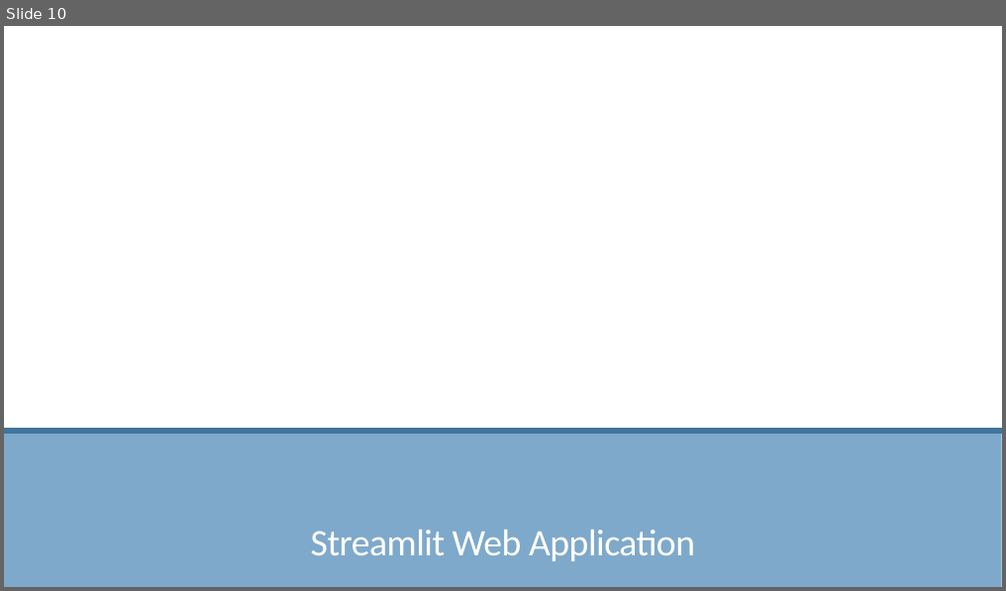
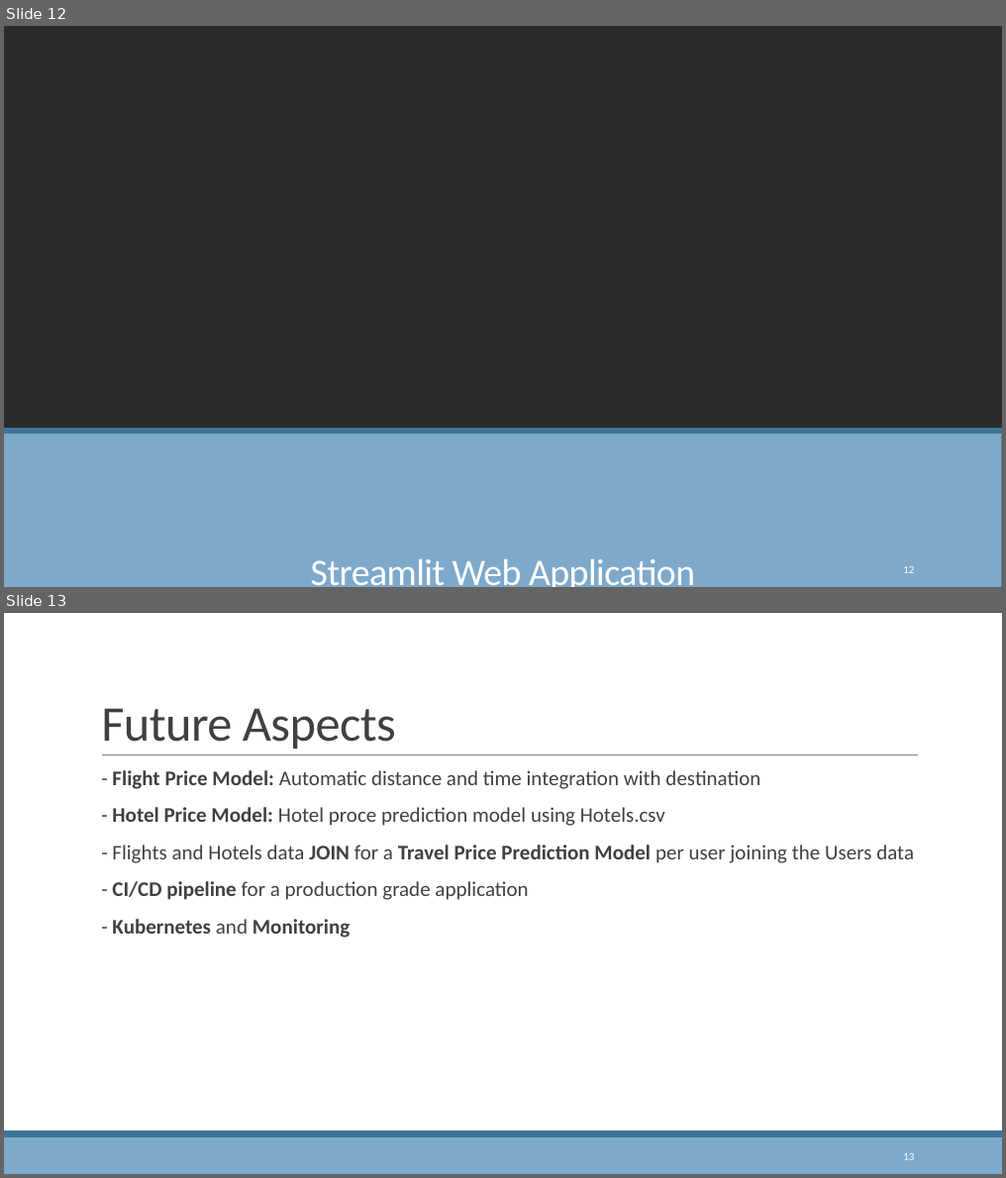
Before and after one commit to SrushtiSuthar/Voyage_Analytics_MLOps, a slide deck: presentation/Voyage_Analytics_MLOps_Srushti_Suthar.pptx. Shown one above the other, each under a label of ours: slide 10 before the commit, slides 12 and 13 after it. The pictures are 1006x591 and 1006x1178 pixels, drawn with LibreOffice and Linux fonts; fonts in the diff are those of the drawing; background and template pictures are left out; a plain dark background stands for a picture behind light text. Boxes give left, top, right and bottom in pixels: in the first picture for what was removed or moved away, otherwise in the second. Text is boxed around its words. In the diff, an @@ line names an element or a change of style, - is before the commit and + after.

```diff
--- a/presentation/Voyage_Analytics_MLOps_Srushti_Suthar.pptx
+++ b/presentation/Voyage_Analytics_MLOps_Srushti_Suthar.pptx
@@ slide 13 added at (4, 613, 1002, 1174), background #FFFFFF @@
@@ title added at (101, 708, 396, 749), 48 pt, text #404040 @@
+Future Aspects
@@ line added from (102, 756) to (918, 756), #808080 0.5 pt @@
@@ text added at (112, 770, 914, 938), 20 pt, text #404040 @@
+  - Flight Price Model: Automatic distance and time integration with destination
+  - Hotel Price Model: Hotel proce prediction model using Hotels.csv
+  - Flights and Hotels data JOIN for a Travel Price Prediction Model per user joining the Users data
+  - CI/CD pipeline for a production grade application
+  - Kubernetes and Monitoring
@@ rectangle added at (4, 1137, 1002, 1174), fill #7EA9CA, outline #7EA9CA 1.25 pt @@
@@ rectangle added at (4, 1132, 1002, 1137), fill #40749B, outline #40749B 1.25 pt @@
@@ page number added at (903, 1154, 914, 1160), 10.5 pt, text #FFFFFF @@
+13
@@ what was slide 10 is now slide 12 @@
@@ slide 12 changed as well @@
@@ background #FFFFFF to picture (left out) @@
@@ title "Streamlit Web Application" rewrapped from (311, 530, 695, 562) to (311, 560, 695, 587) @@
@@ page number added at (903, 567, 914, 573), 10.5 pt, text #FFFFFF @@
+12
```
Also in this commit, not shown: 9 other slides changed, 3 other slides added, 1 other file.
